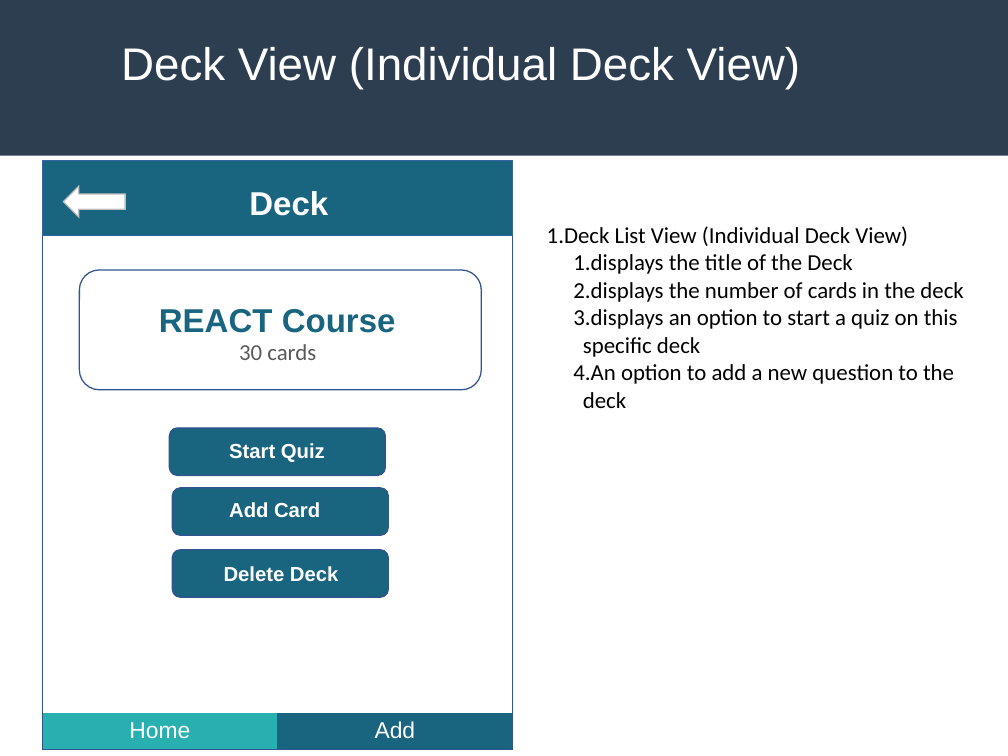
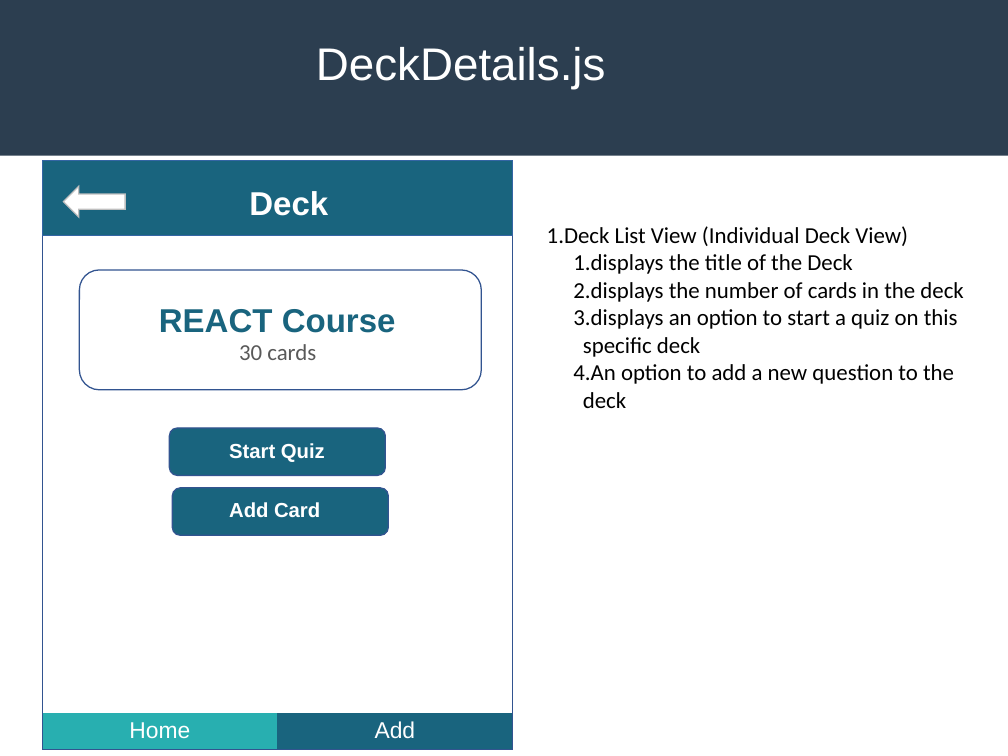
Before and after one commit to gwillig/flashcard, a slide deck: slide 12 of design_architecture.pptx (slide 10 before the commit). Drawn at 1008x756 pixels with LibreOffice and Linux fonts; fonts in the diff are those of the drawing. Boxes give left, top, right and bottom in pixels: in the first picture for what was removed or moved away, otherwise in the second. Text is boxed around its words. In the diff, an @@ line names an element or a change of style, - is before the commit and + after.

```diff
--- a/design_architecture.pptx
+++ b/design_architecture.pptx
@@ text at (316,47,605,89): text changed @@
-Deck View (Individual Deck View)
+DeckDetails.js
@@ rounded rectangle removed at (173,550,389,597) @@
@@ text removed at (224,566,338,582) @@
-Delete Deck
```
Also in this commit, not shown: 1 other slide changed, 2 slides added, 17 other files.
